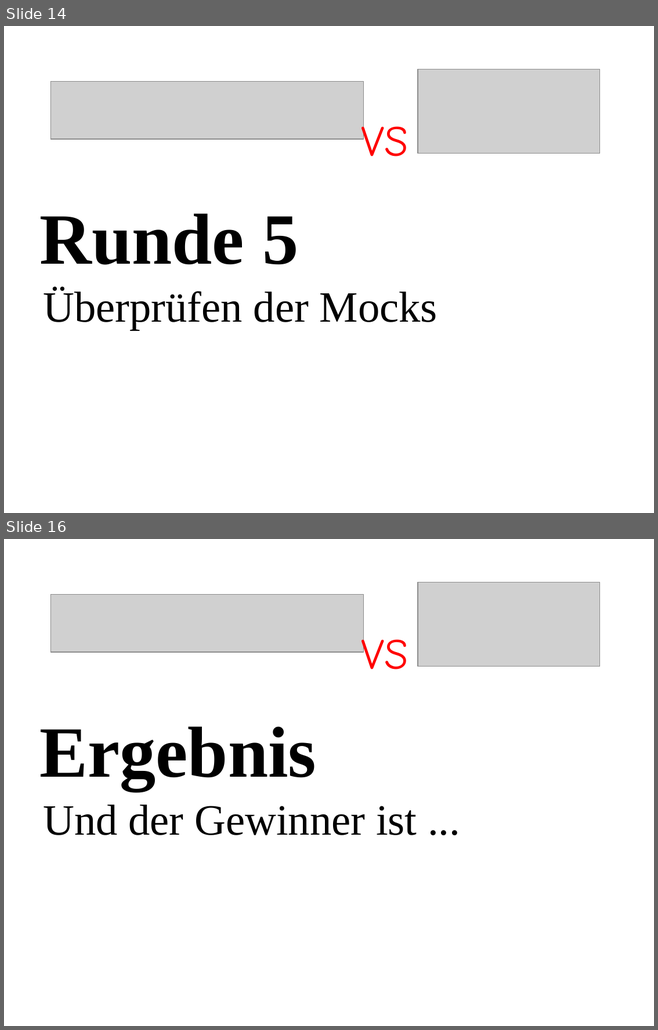
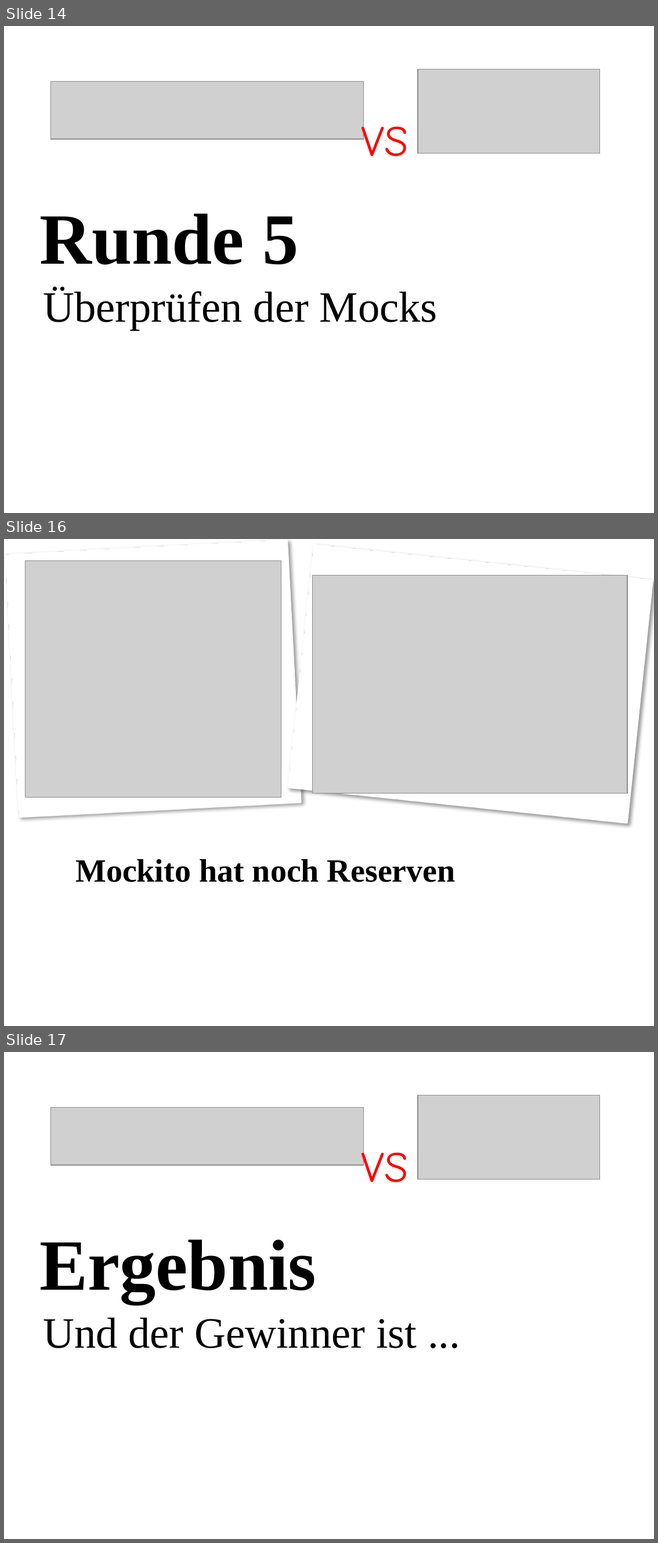
Before and after one commit to dataduke/Mocking, a slide deck: Präsentation.pptx. Shown one above the other, each under a label of ours: slides 14 and 16 before the commit, slides 14, 16 and 17 after it; the slides between them are not shown. The pictures are 658x1030 and 658x1543 pixels, drawn with LibreOffice and Linux fonts; fonts in the diff are those of the drawing; grey boxes stand for pictures; background and template pictures are left out. Boxes give left, top, right and bottom in pixels: in the first picture for what was removed or moved away, otherwise in the second. Text is boxed around its words. In the diff, an @@ line names an element or a change of style, - is before the commit and + after.

```diff
--- a/Präsentation.pptx
+++ b/Präsentation.pptx
@@ slide 16 added at bbox=[4, 539, 654, 1026], background picture (left out) @@
@@ rectangle added at bbox=[5, 540, 300, 817], fill #FFFFFF, outline #FFFFFF 1.5 pt @@
@@ rectangle added at bbox=[5, 540, 300, 818], fill gradient #D9D9D9 to #FFFFFF @@
@@ rectangle added at bbox=[288, 545, 652, 823], fill #FFFFFF, outline #FFFFFF 1.5 pt @@
@@ rectangle added at bbox=[288, 545, 652, 824], fill gradient #D9D9D9 to #FFFFFF @@
@@ picture added at bbox=[25, 560, 281, 798] @@
@@ picture added at bbox=[312, 576, 627, 794] @@
@@ title added at bbox=[75, 859, 455, 882], 36 pt, text #000000, bold @@
+Mockito hat noch Reserven
@@ what was slide 16 is now slide 17 @@
```
Also in this commit, not shown: 2 other slides added, 2 slides removed, 2 other files.
